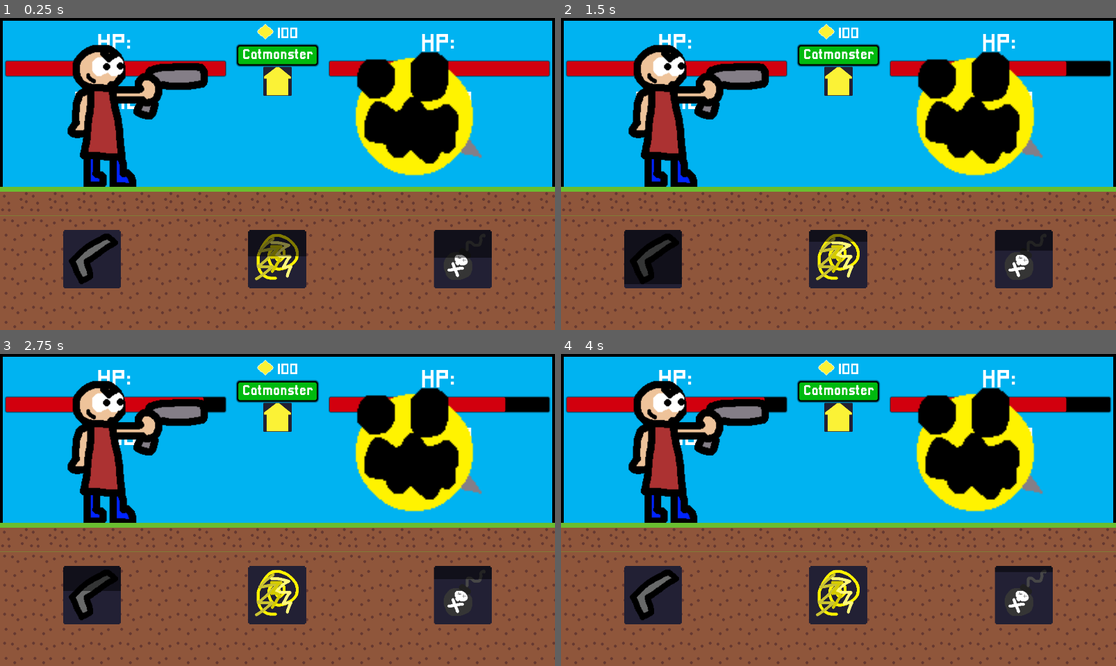
Above: before the commit, frames 1-4 (two rows, left to right).
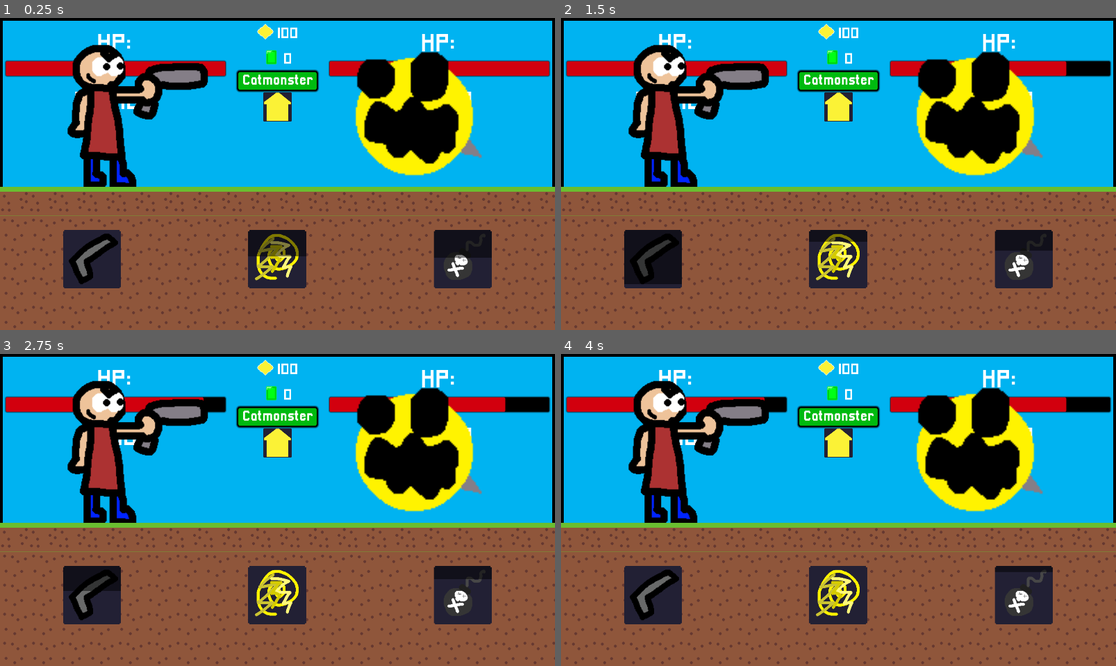
Above: after the commit, the same moments.

Repository: Ramtamplayz009/fight-ultimate-x
Game: Godot game, scene res://fight.tscn
Same seed, same stepped clock (60 frames per second), same inputs: the game is played once before the commit and once after it.
Inputs (mouse positions are in pixels of both pictures, inside the frame that each line leads up to; where the layout moved, square brackets give the same spot in the first picture):
- Up to frame 1 (0.25 s): no input
- Up to frame 2 (1.5 s): click (838, 108) [838, 80] at 0.5 s; click (655, 258) at 1.25 s
- Up to frame 3 (2.75 s): click (277, 594) at 2 s
- Up to frame 4 (4 s): click (1021, 594) at 2.75 s; click (838, 444) [838, 416] at 3.5 s

The runs differ from the first frame. In frame 1, 2.7% of the frame differs, in the area x 42-58%, y 8-34%; in frame 2, 2.7%; in frame 3, 2.7%; in frame 4, 2.7%.

Commit message:
add gems

Diff:
--- a/fight.gd
+++ b/fight.gd
@@ -1,6 +1,8 @@
 extends Control
 
 var coins: int = 100
+
+var gems: int = 0
 
 @onready var bemo: Sprite2D = $Bemo
 @onready var guy: Sprite2D = $Guy
@@ -21,6 +23,7 @@
 const MAX_BEMO_HP: int = 50
 var bemo_hp: int = 50
 
+# Sets player cooldown
 const SHOOT_COOLDOWN: float = 2.5
 var shoot_cooldown: float = 0
 const EB_COOLDOWN: float = 5
@@ -50,6 +53,8 @@
 @onready var retry_button: Button = $ULost/PanelContainer/MarginContainer/VBoxContainer/RetryButton
 
 @onready var coins_label: RichTextLabel = $VBoxContainer/MarginContainer/HBoxContainer/UsernameAndHomeVbox/CoinsLabel
+@onready var gems_label: RichTextLabel = $VBoxContainer/MarginContainer/HBoxContainer/UsernameAndHomeVbox/GemsLabel
+
 
 # Called when the node enters the scene tree for the first time.
 func _ready() -> void:
@@ -62,6 +67,7 @@
 # Called every frame. 'delta' is the elapsed time since the previous frame.
 func _process(delta: float) -> void:
 	_update_coins()
+	_update_gems()
 
 	if player_hp > 0:
 		guy.position = player_pos.global_position - Vector2(0, guy.scale.y * guy.texture.get_size().y / 2)
@@ -155,3 +161,7 @@
 func _update_coins() -> void:
 	var text: String = "[center][img=64]res://coin.png[/img] [wave]%d[/wave][/center]" % coins
 	coins_label.text = text
+
+func _update_gems() -> void:
+	var text: String = "[center][img=64]res://Gem.png[/img] [wave]%d[/wave][/center]" % gems
+	gems_label.text = text
--- a/fight.tscn
+++ b/fight.tscn
@@ -109,6 +109,14 @@
 theme_override_font_sizes/normal_font_size = 30
 bbcode_enabled = true
 text = "[center][img=64]res://coin.png[/img] [wave]0[/wave][/center]"
+fit_content = true
+autowrap_mode = 0
+
+[node name="GemsLabel" type="RichTextLabel" parent="VBoxContainer/MarginContainer/HBoxContainer/UsernameAndHomeVbox"]
+layout_mode = 2
+theme_override_font_sizes/normal_font_size = 30
+bbcode_enabled = true
+text = "[center][img=64]res://Gem.png[/img] [wave]0[/wave][/center]"
 fit_content = true
 autowrap_mode = 0
 
--- a/project.godot
+++ b/project.godot
@@ -12,7 +12,7 @@
 
 config/name="Fight Ultimate X"
 run/main_scene="res://fight.tscn"
-config/features=PackedStringArray("4.3", "Forward Plus")
+config/features=PackedStringArray("4.4", "Forward Plus")
 config/icon="res://icon.svg"
 
 [display]
Binary file added: Gem.png
Not shown, added: Gem.png.import
Binary file added: ability buttons/locked ability.png
Not shown, added: ability buttons/locked ability.png.import
Not shown, added: cooldown.gdshader.uid
Not shown, added: fight.gd.uid
Not shown: 2 places in fight.tscn that only renumber resources
Not shown, changed: font/Another barcode font.ttf.import
Not shown, changed: font/Pixeled.ttf.import
Not shown, changed: font/Pixellari.ttf.import
